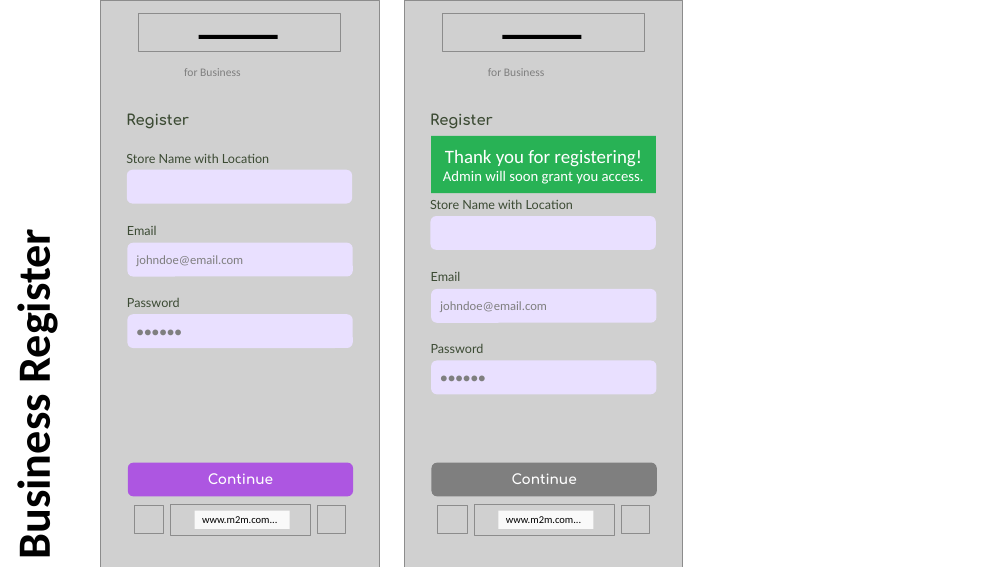
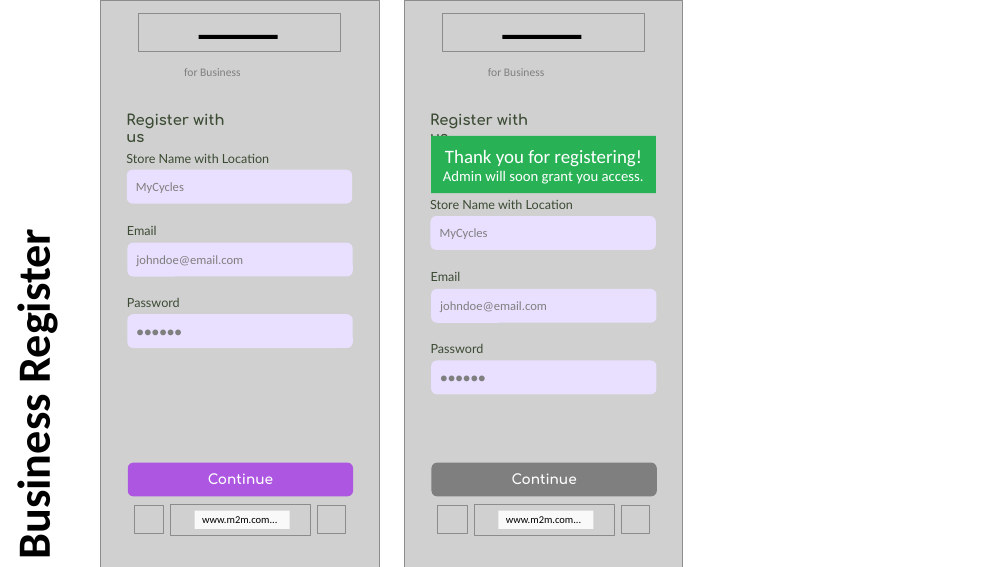
Before and after one commit to anodiamadmin/Micro2Move, a slide deck: slide 24 of BusinessAnalysis/Wireframes/WireframesA.pptx. Drawn at 1008x567 pixels with LibreOffice and Linux fonts; fonts in the diff are those of the drawing; grey boxes stand for pictures. Boxes give left, top, right and bottom in pixels: in the first picture for what was removed or moved away, otherwise in the second. Text is boxed around its words. In the diff, an @@ line names an element or a change of style, - is before the commit and + after.

```diff
--- a/BusinessAnalysis/Wireframes/WireframesA.pptx
+++ b/BusinessAnalysis/Wireframes/WireframesA.pptx
@@ text at [126, 113, 224, 142]: text changed @@
-Register
+Register with us
@@ text at [430, 113, 528, 147]: text changed @@
-Register
+Register with us
@@ text in rounded rectangle at [136, 182, 184, 193]: text added @@
+MyCycles
@@ text in rounded rectangle at [440, 228, 488, 239]: text added @@
+MyCycles
```
Also in this commit, not shown: 2 other slides changed, 3 slides added.
